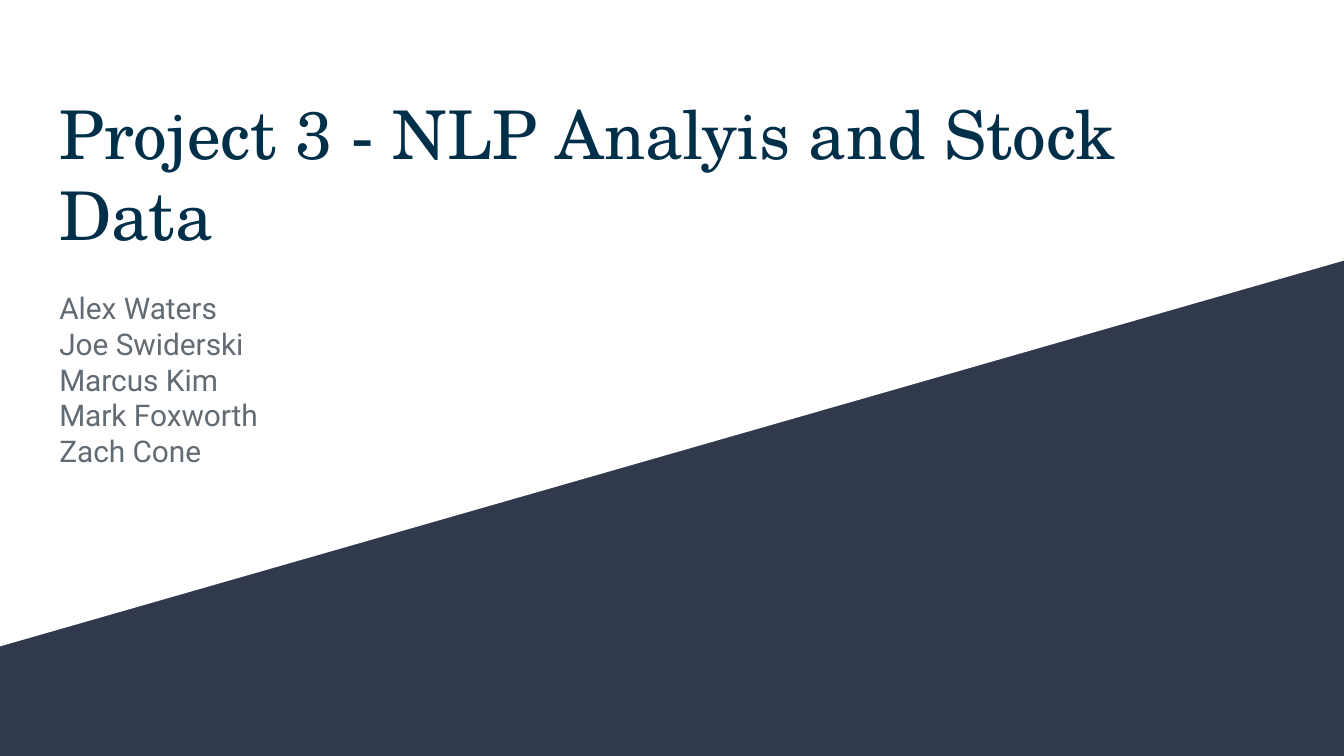
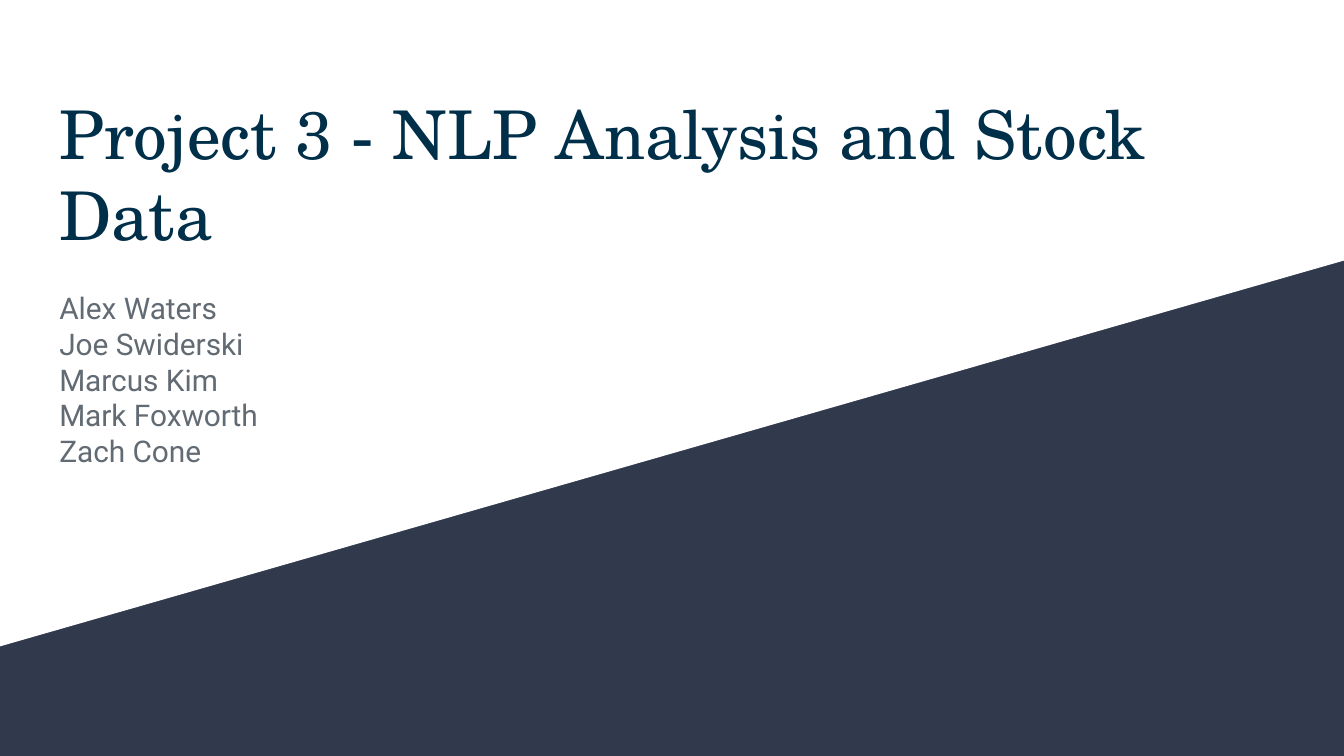
Before and after one commit to coolwonny/SNS-sentiment-and-stock-price-movement, a slide deck: slide 1 of Project_Presentation.pptx. Drawn at 1344x756 pixels with LibreOffice and Linux fonts; fonts in the diff are those of the drawing. Boxes give left, top, right and bottom in pixels: in the first picture for what was removed or moved away, otherwise in the second. Text is boxed around its words. In the diff, an @@ line names an element or a change of style, - is before the commit and + after.

```diff
--- a/Project_Presentation.pptx
+++ b/Project_Presentation.pptx
@@ title at (x1=59, y1=109, x2=1146, y2=241): text changed @@
-Project 3 - NLP Analyis and Stock Data
+Project 3 - NLP Analysis and Stock Data
```
Also in this commit, not shown: 6 other slides changed, 3 slides added, 3 slides removed.
